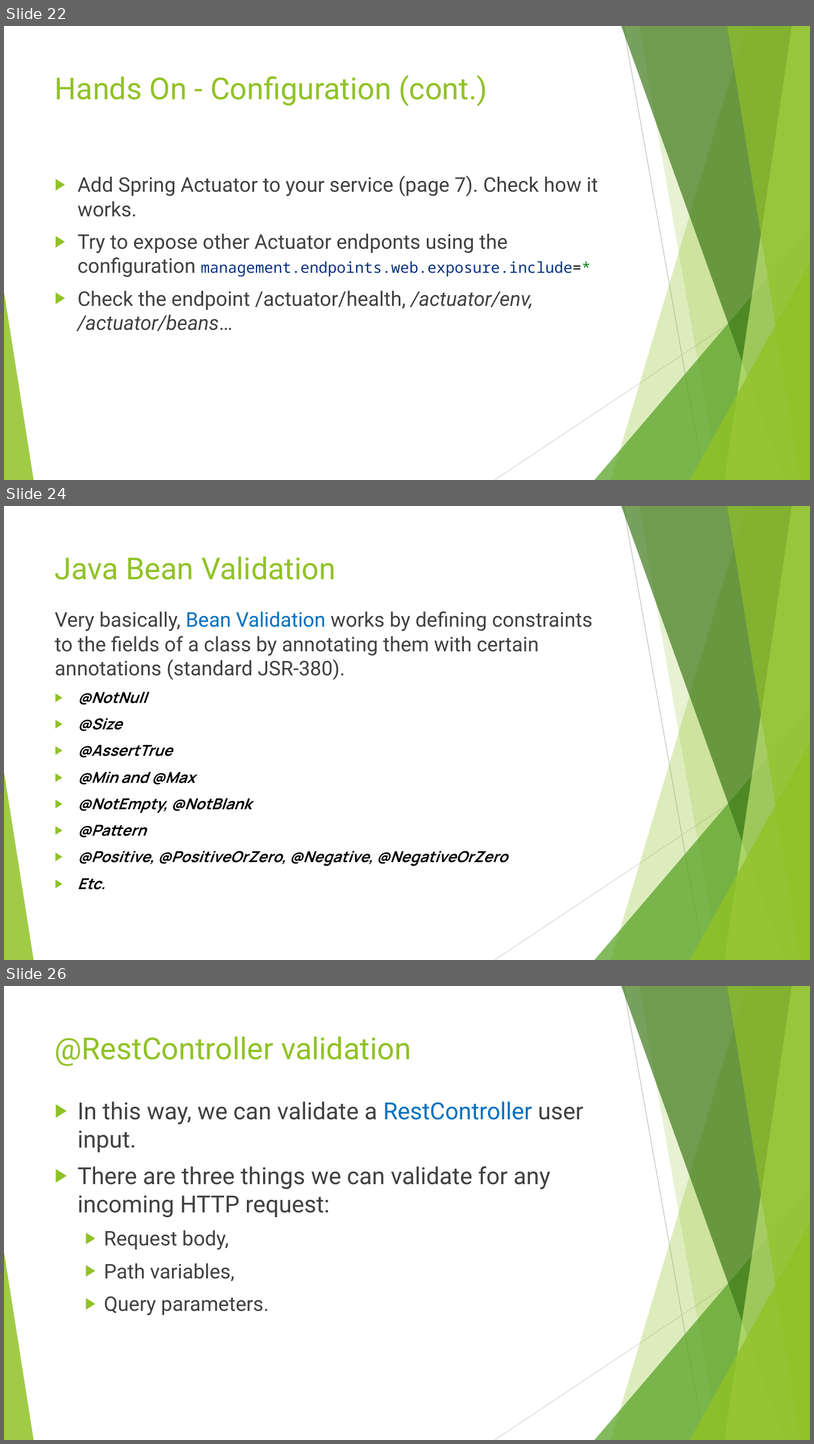
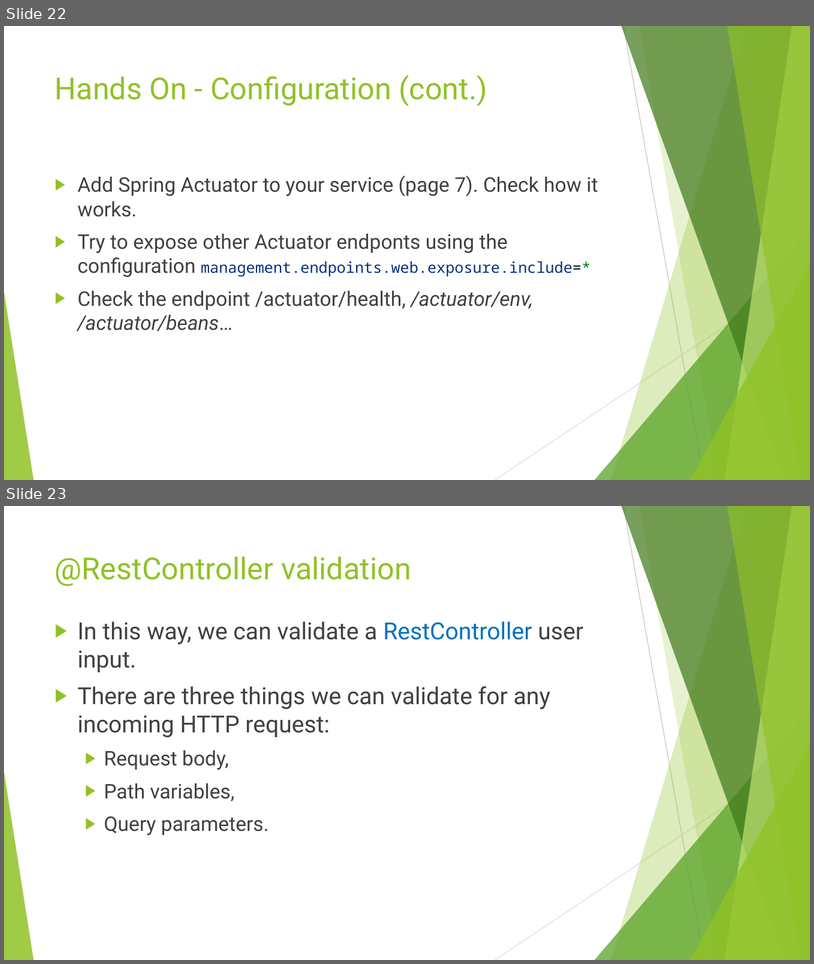
Before and after one commit to idanshal/sb-todo-app-tdp, a slide deck: course_data/presentations/practical_spring_boot_for_tdp_02.pptx. Shown one above the other, each under a label of ours: slides 22, 24 and 26 before the commit, slides 22 and 23 after it; the slides between them are not shown. The pictures are 814x1444 and 814x964 pixels, drawn with LibreOffice and Linux fonts; fonts in the diff are those of the drawing. Boxes give left, top, right and bottom in pixels: in the first picture for what was removed or moved away, otherwise in the second. Text is boxed around its words. In the diff, an @@ line names an element or a change of style, - is before the commit and + after.

Commit message:
update validation

```diff
--- a/course_data/presentations/practical_spring_boot_for_tdp_02.pptx
+++ b/course_data/presentations/practical_spring_boot_for_tdp_02.pptx
@@ slide 24 removed at [4, 506, 810, 960], background #FFFFFF; not listed: 10 template elements that a slide beside it also shows @@
@@ title removed at [55, 556, 336, 580] @@
-Java Bean Validation
@@ text removed at [55, 611, 593, 889] @@
-Very basically, Bean Validation works by defining constraints to the fields of a class by annotating them with certain annotations (standard JSR-380).
-▶ @NotNull
-▶ @Size
-▶ @AssertTrue
-▶ @Min and @Max
-▶ @NotEmpty, @NotBlank
-▶ @Pattern
-▶ @Positive, @PositiveOrZero, @Negative, @NegativeOrZero
-▶ Etc.
@@ what was slide 26 is now slide 23 @@
```
Also in this commit, not shown: 2 other slides removed, 3 other files.
